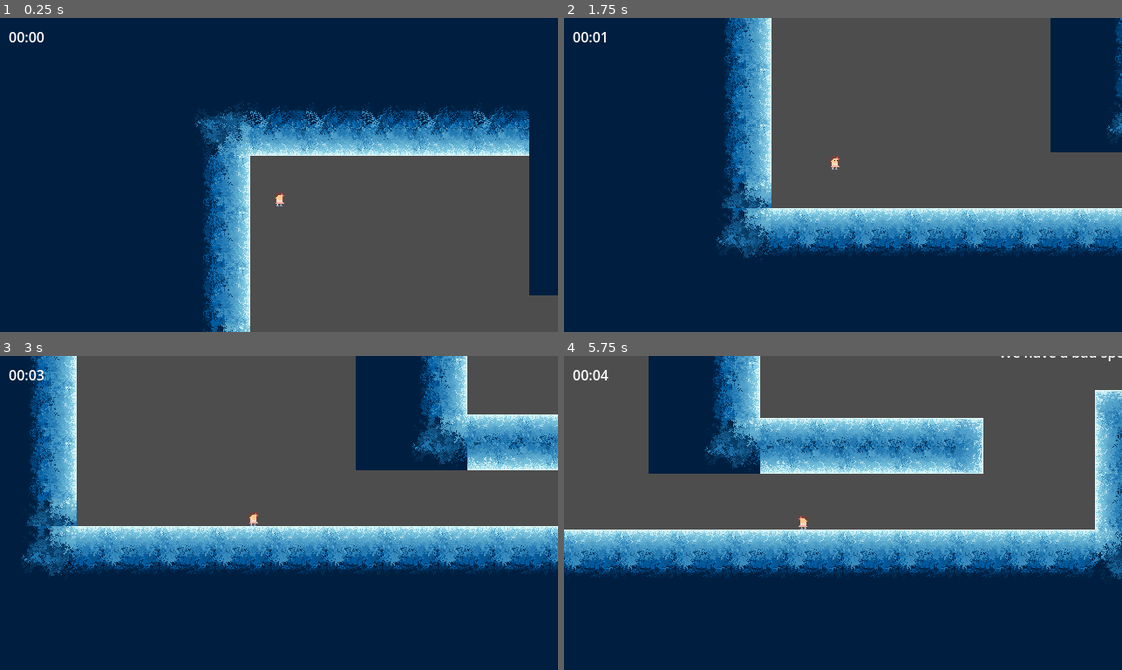
Above: before the commit, frames 1-4 (two rows, left to right).
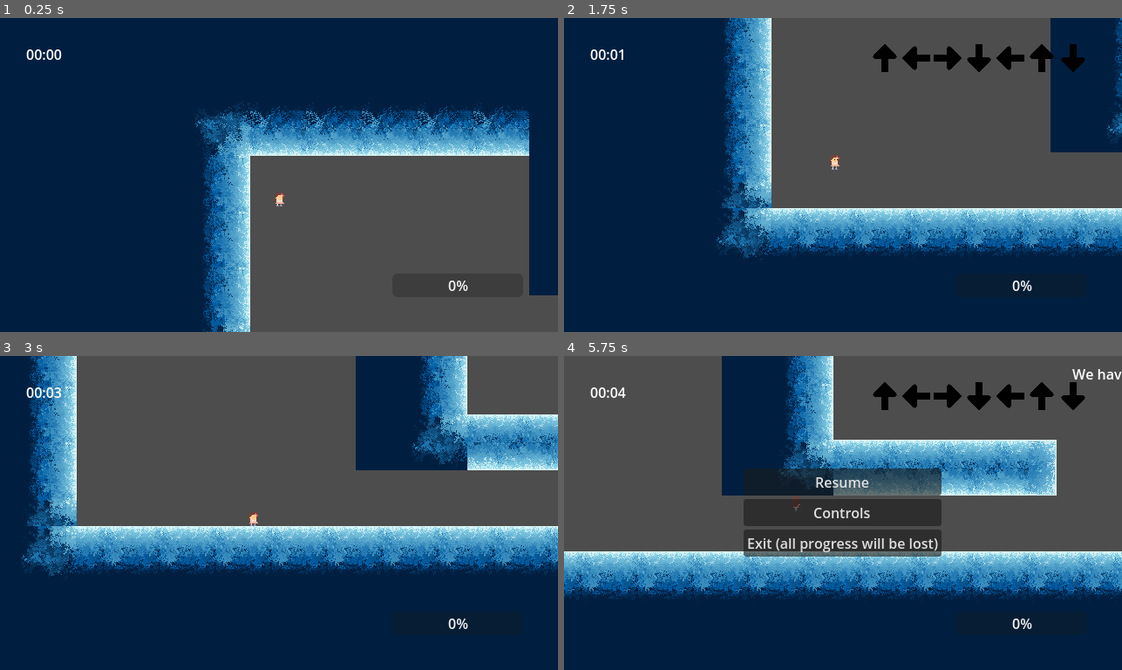
Above: after the commit, the same moments.

Repository: Bitsilisk/speedjam-8
Game: Godot game, scene res://scenes/testbed.tscn
Same seed, same stepped clock (60 frames per second), same inputs: the game is played once before the commit and once after it.
Inputs (mouse positions are in pixels of both pictures, inside the frame that each line leads up to):
- Up to frame 1 (0.25 s): no input
- Up to frame 2 (1.75 s): tap Enter (enter) at 0.5, 1.35 s; move the mouse to (965, 159) at 0.52 s; hold D (move_right) 0.53-1.28 s; hold Shift (flow_release, bound only after the commit) 0.53-1.28 s; click (965, 159) at 0.67 s; tap Space (jump) at 0.77, 1.52 s; move the mouse to (731, 190) at 1.27 s; hold Down (down, bound only after the commit) from 1.28 s (still down); tap Shift (flow_release, bound only after the commit) at 1.55 s
- Up to frame 3 (3 s): move the mouse to (334, 443) at 2.02 s; release Down (down, bound only after the commit) at 2.03 s; hold D (move_right) 2.03-2.78 s; hold Shift (flow_release, bound only after the commit) 2.03-2.78 s; move the mouse to (251, 575) at 2.77 s; hold Up (up, bound only after the commit) from 2.78 s (still down); tap F at 2.85 s; click (251, 575) at 2.92 s
- Up to frame 4 (5.75 s): tap Space (jump) at 3.02, 3.77, 4.52 s; tap Shift (flow_release, bound only after the commit) at 3.05, 4.35 s; move the mouse to (1010, 560) at 3.52 s; release Up (up, bound only after the commit) at 3.53 s; hold Shift (flow_release, bound only after the commit) 3.53-4.28 s; hold A (move_left) 3.53-5 s; tap Q at 3.6 s; tap Escape (escape) at 4.15 s; move the mouse to (675, 465) at 4.27 s; click "Resume" at 5 s

The runs differ from the first frame. In frame 1, 0.3% of the frame differs, in the area x 1-84%, y 4-87%; in frame 2, 1.5%; in frame 3, 0.3%; in frame 4, 49%, in the area x 0-100%, y 0-87%.

Commit message:
flow system

Diff:
--- /dev/null
+++ b/follower.tscn
@@ -0,0 +1,22 @@
+[gd_scene load_steps=2 format=3 uid="uid://udopkemi5dmu"]
+
+[sub_resource type="CapsuleShape2D" id="CapsuleShape2D_inp13"]
+
+[node name="follower" type="CharacterBody2D"]
+
+[node name="CollisionShape2D" type="CollisionShape2D" parent="."]
+shape = SubResource("CapsuleShape2D_inp13")
+
+[node name="ColorRect" type="ColorRect" parent="."]
+anchors_preset = 8
+anchor_left = 0.5
+anchor_top = 0.5
+anchor_right = 0.5
+anchor_bottom = 0.5
+offset_left = -13.0
+offset_top = -16.0
+offset_right = 14.0
+offset_bottom = 18.0
+grow_horizontal = 2
+grow_vertical = 2
+color = Color(0.462745, 1, 1, 1)
--- a/player_ui.gd
+++ b/player_ui.gd
@@ -3,7 +3,9 @@
 var total_time := 0
 
 @onready var timer = $Timer
-@onready var time_display = $Control/MarginContainer/VBoxContainer/time
+@onready var time_display = $hud/MarginContainer/timer/VBoxContainer/time
+@onready var combo_container = $hud/MarginContainer/combo_container
+@onready var flow_bar: ProgressBar = $hud/MarginContainer/MarginContainer/ProgressBar
 
 func _ready():
 	timer.start()
--- a/project.godot
+++ b/project.godot
@@ -73,6 +73,31 @@
 "events": [Object(InputEventKey,"resource_local_to_scene":false,"resource_name":"","device":-1,"window_id":0,"alt_press …(195 unchanged characters)…
 ]
 }
+up={
+"deadzone": 0.5,
+"events": [Object(InputEventKey,"resource_local_to_scene":false,"resource_name":"","device":-1,"window_id":0,"alt_pressed":false,"shift_pressed":false,"ctrl_pressed":false,"meta_pressed":false,"pressed":false,"keycode":0,"physical_keycode":4194320,"key_label":0,"unicode":0,"location":0,"echo":false,"script":null)
+]
+}
+down={
+"deadzone": 0.5,
+"events": [Object(InputEventKey,"resource_local_to_scene":false,"resource_name":"","device":-1,"window_id":0,"alt_pressed":false,"shift_pressed":false,"ctrl_pressed":false,"meta_pressed":false,"pressed":false,"keycode":0,"physical_keycode":4194322,"key_label":0,"unicode":0,"location":0,"echo":false,"script":null)
+]
+}
+left={
+"deadzone": 0.5,
+"events": [Object(InputEventKey,"resource_local_to_scene":false,"resource_name":"","device":-1,"window_id":0,"alt_pressed":false,"shift_pressed":false,"ctrl_pressed":false,"meta_pressed":false,"pressed":false,"keycode":0,"physical_keycode":4194319,"key_label":0,"unicode":0,"location":0,"echo":false,"script":null)
+]
+}
+right={
+"deadzone": 0.5,
+"events": [Object(InputEventKey,"resource_local_to_scene":false,"resource_name":"","device":-1,"window_id":0,"alt_pressed":false,"shift_pressed":false,"ctrl_pressed":false,"meta_pressed":false,"pressed":false,"keycode":0,"physical_keycode":4194321,"key_label":0,"unicode":0,"location":0,"echo":false,"script":null)
+]
+}
+flow_release={
+"deadzone": 0.5,
+"events": [Object(InputEventKey,"resource_local_to_scene":false,"resource_name":"","device":-1,"window_id":0,"alt_pressed":false,"shift_pressed":false,"ctrl_pressed":false,"meta_pressed":false,"pressed":false,"keycode":0,"physical_keycode":4194325,"key_label":0,"unicode":0,"location":0,"echo":false,"script":null)
+]
+}
 
 [layer_names]
 
--- /dev/null
+++ b/scenes/combo_container.gd
@@ -0,0 +1,34 @@
+extends MarginContainer
+
+
+@onready var arrow_up = $HBoxContainer/arrow_up
+@onready var arrow_left = $HBoxContainer/arrow_left
+@onready var arrow_right = $HBoxContainer/arrow_right
+@onready var arrow_down = $HBoxContainer/arrow_down
+
+
+@onready var combo_hbox = $HBoxContainer
+var additional := []
+
+func show_with(combo_arr: Array):
+	show()
+	for i in combo_arr:
+		var arrow: TextureRect#= default_up_arrow.duplicate()
+		#arrow.show()
+		match i:
+			'up':
+				arrow = arrow_up.duplicate()
+			'down':
+				arrow = arrow_down.duplicate()
+			'left':
+				arrow = arrow_left.duplicate()
+			'right':
+				arrow = arrow_right.duplicate()
+		additional.append(arrow)
+		arrow.show()
+		combo_hbox.add_child(arrow)
+func wipe():
+	for i in additional:
+		i.queue_free()
+	additional.clear()
+	hide()
--- a/scenes/pause_menu.gd
+++ b/scenes/pause_menu.gd
@@ -5,7 +5,6 @@
 # Called when the node enters the scene tree for the first time.
 func _ready() -> void:
 	self.hide()
-
 
 func _input(event: InputEvent) -> void:
 	if Input.is_action_just_pressed("escape"):
--- a/scenes/pause_menu.tscn
+++ b/scenes/pause_menu.tscn
@@ -3,8 +3,10 @@
 [ext_resource type="Script" path="res://scenes/pause_menu.gd" id="1_5o1ba"]
 
 [node name="pause_menu" type="CanvasLayer"]
+process_mode = 3
 
 [node name="pause_menu" type="MarginContainer" parent="."]
+process_mode = 3
 anchors_preset = 15
 anchor_right = 1.0
 anchor_bottom = 1.0
@@ -18,7 +20,6 @@
 size_flags_vertical = 4
 
 [node name="resume" type="Button" parent="pause_menu/VBoxContainer"]
-process_mode = 3
 layout_mode = 2
 text = "Resume"
 
--- a/scenes/player.gd
+++ b/scenes/player.gd
@@ -4,12 +4,26 @@
 @export var jump_speed:float = 500
 @export var wall_distance:int = 16
 @export var coyote_amount = .5
+@export var flow_speed_increase_by = 3
+@export var flow_speed_dropoff = 1
 
 @onready var camera = $PhantomCamera2D
 @onready var forward_raycast:RayCast2D = $RayCast2D
-@onready var animation_player = $AnimatedSprite2D
+
+@onready var player_ui = $player_ui
+@onready var heart_particales = $GPUParticles2D
+var combo_container
+var flow_bar
+var flow_release: bool
+
+var combo_arr := [['left', 'up', 'down']]
+var combo_allowed := false
+
 var last_direction:int = 0
 var coyote_time:float = 0
+
+func _ready() -> void:
+	combo_container = player_ui.combo_container
 
 func floor_check(delta:float):
 	if is_on_floor():
@@ -20,6 +34,10 @@
 
 func _physics_process(delta):
 	rotate_raycast()
+	combo_shower()
+	add_flow_progress()
+	release_flow()
+
 	var jump_input:bool = Input.is_action_just_pressed("jump")
 	var movement_direction:int = sign(velocity.x)
 	if movement_direction != 0:
@@ -28,9 +46,9 @@
 	var on_floor:bool = floor_check(delta)
 #	This looks weird, but we don't want coyote time affecting actual gravity.
 	if not is_on_floor():
+		combo_allowed = true
 		velocity += get_gravity() * delta
 	if not on_floor:
-		#rotate_raycast()
 		if jump_input and forward_raycast.is_colliding():
 			velocity.x = top_speed * -last_direction
 			velocity.y = -jump_speed
@@ -39,6 +57,7 @@
 		velocity.y = -jump_speed
 		coyote_time = 10
 	else:
+		combo_allowed = false
 		var new_direction = get_direction()
 		var new_velocity:float = velocity.x + new_direction * speed * delta * 1000.
 		if abs(new_velocity) < top_speed:
@@ -52,8 +71,34 @@
 	camera.follow_offset = velocity * Vector2(.8,.2)
 	move_and_slide()
 
+var combo_once = true
+func combo_shower():
+	if combo_allowed && combo_once:
+		combo_once = false
+		combo_container.show_with(combo_arr.pick_random())
+	else:
+		combo_once = true
+		combo_container.wipe()
+
 func get_direction() -> int:
 	return sign(Input.get_axis("move_left", "move_right"))
 
 func rotate_raycast():
 	forward_raycast.target_position.x = wall_distance * last_direction
+
+func add_flow_progress():
+	#if going at top speed on the floor
+	if velocity.length() > 295 && is_on_floor() && !flow_release:
+		player_ui.flow_bar.value += 1
+
+func release_flow():
+	flow_release = Input.is_action_pressed("flow_release")
+
+	if flow_release && player_ui.flow_bar.value > 0.5:
+		heart_particales.emitting = true
+		player_ui.flow_bar.value -= 0.5
+		top_speed += flow_speed_increase_by
+	else:
+		top_speed -= flow_speed_dropoff
+		top_speed = clamp(top_speed, 300, 500)
+		heart_particales.emitting = false
--- a/scenes/player.tscn
+++ b/scenes/player.tscn
@@ -519,7 +519,6 @@
 process_material = SubResource("ParticleProcessMaterial_f3mnl")
 texture = ExtResource("4_68m44")
 lifetime = 0.2
-one_shot = true
 
 [node name="RayCast2D" type="RayCast2D" parent="."]
 target_position = Vector2(16, 0)
@@ -529,5 +528,5 @@
 [node name="AnimatedSprite2D" type="AnimatedSprite2D" parent="."]
 sprite_frames = SubResource("SpriteFrames_iofmc")
 animation = &"spin"
-frame_progress = 0.793128
+frame_progress = 0.182747
 script = ExtResource("7_nqhca")
--- a/scenes/player_animated.gd
+++ b/scenes/player_animated.gd
@@ -18,8 +18,11 @@
 		fell_down = true
 		#animation_player.flip_h = false
 		return
+	fell_down = false
 
-	if dir == 0:
+	if !player.is_on_floor() && player.flow_release:
+		play('spin')
+	elif dir == 0:
 		play("idle")
 	elif dir == 1:
 		flip_h = false
--- a/scenes/player_ui.tscn
+++ b/scenes/player_ui.tscn
@@ -1,12 +1,18 @@
-[gd_scene load_steps=3 format=3 uid="uid://dyxx0rqk7uwp5"]
+[gd_scene load_steps=8 format=3 uid="uid://dyxx0rqk7uwp5"]
 
 [ext_resource type="Script" path="res://player_ui.gd" id="1_in8xn"]
+[ext_resource type="Texture2D" uid="uid://w7ksjnesw8i1" path="res://assets/ui/arrow_up.png" id="2_gvou3"]
 [ext_resource type="PackedScene" uid="uid://b2kupenuwne5a" path="res://scenes/pause_menu.tscn" id="2_shlir"]
+[ext_resource type="Script" path="res://scenes/combo_container.gd" id="2_ysbhn"]
+[ext_resource type="Texture2D" uid="uid://25m70lysotvt" path="res://assets/ui/arrow_left.png" id="4_p338t"]
+[ext_resource type="Texture2D" uid="uid://b4xu4hgfiqnwy" path="res://assets/ui/arrow_right.png" id="5_bmf7v"]
+[ext_resource type="Texture2D" uid="uid://7ixm3nq41vg4" path="res://assets/ui/arrow_down.png" id="6_2xcan"]
 
 [node name="player_ui" type="CanvasLayer" groups=["player_ui"]]
+layer = 2
 script = ExtResource("1_in8xn")
 
-[node name="Control" type="Control" parent="."]
+[node name="hud" type="Control" parent="."]
 layout_mode = 3
 anchors_preset = 15
 anchor_right = 1.0
@@ -14,7 +20,7 @@
 grow_horizontal = 2
 grow_vertical = 2
 
-[node name="MarginContainer" type="MarginContainer" parent="Control"]
+[node name="MarginContainer" type="MarginContainer" parent="hud"]
 layout_mode = 1
 anchors_preset = 15
 anchor_right = 1.0
@@ -23,16 +29,66 @@
 grow_vertical = 2
 theme_override_constants/margin_left = 10
 theme_override_constants/margin_top = 10
+theme_override_constants/margin_right = 20
+theme_override_constants/margin_bottom = 20
 
-[node name="VBoxContainer" type="VBoxContainer" parent="Control/MarginContainer"]
+[node name="combo_container" type="MarginContainer" parent="hud/MarginContainer"]
+layout_mode = 2
+theme_override_constants/margin_top = 20
+theme_override_constants/margin_right = 20
+script = ExtResource("2_ysbhn")
+
+[node name="HBoxContainer" type="HBoxContainer" parent="hud/MarginContainer/combo_container"]
+layout_mode = 2
+size_flags_horizontal = 8
+size_flags_vertical = 0
+
+[node name="arrow_up" type="TextureRect" parent="hud/MarginContainer/combo_container/HBoxContainer"]
+layout_mode = 2
+texture = ExtResource("2_gvou3")
+
+[node name="arrow_left" type="TextureRect" parent="hud/MarginContainer/combo_container/HBoxContainer"]
+layout_mode = 2
+texture = ExtResource("4_p338t")
+
+[node name="arrow_right" type="TextureRect" parent="hud/MarginContainer/combo_container/HBoxContainer"]
+layout_mode = 2
+texture = ExtResource("5_bmf7v")
+
+[node name="arrow_down" type="TextureRect" parent="hud/MarginContainer/combo_container/HBoxContainer"]
+layout_mode = 2
+texture = ExtResource("6_2xcan")
+
+[node name="timer" type="MarginContainer" parent="hud/MarginContainer"]
+layout_mode = 2
+theme_override_constants/margin_left = 20
+theme_override_constants/margin_top = 20
+
+[node name="VBoxContainer" type="VBoxContainer" parent="hud/MarginContainer/timer"]
 layout_mode = 2
 
-[node name="time" type="Label" parent="Control/MarginContainer/VBoxContainer"]
+[node name="time" type="Label" parent="hud/MarginContainer/timer/VBoxContainer"]
 layout_mode = 2
 text = "00:00"
+
+[node name="MarginContainer" type="MarginContainer" parent="hud/MarginContainer"]
+layout_mode = 2
+theme_override_constants/margin_right = 20
+theme_override_constants/margin_bottom = 20
+
+[node name="ProgressBar" type="ProgressBar" parent="hud/MarginContainer/MarginContainer"]
+custom_minimum_size = Vector2(150, 0)
+layout_mode = 2
+size_flags_horizontal = 8
+size_flags_vertical = 8
 
 [node name="pause_menu" parent="." instance=ExtResource("2_shlir")]
 
 [node name="Timer" type="Timer" parent="."]
 
+[node name="Sprite2D" type="Sprite2D" parent="."]
+visible = false
+rotation = -1.5708
+texture = ExtResource("2_gvou3")
+
 [connection signal="timeout" from="Timer" to="." method="_on_timer_timeout"]
--- a/scenes/testbed.tscn
+++ b/scenes/testbed.tscn
@@ -7,7 +7,7 @@
 [ext_resource type="Script" path="res://addons/phantom_camera/scripts/phantom_camera_host/phantom_camera_host.gd" id="5_syhr8"]
 
 [sub_resource type="TileMapPattern" id="TileMapPattern_n04ni"]
-tile_data = PackedInt32Array(0, 196609, 16, 65536, 196609, 17, 131072, 589825, 7)
+tile_data = PackedInt32Array(65536, 196609, 17, 131072, 589825, 7)
 
 [sub_resource type="TileSetAtlasSource" id="TileSetAtlasSource_apkoh"]
 texture = ExtResource("1_c010y")
@@ -1801,7 +1801,7 @@
 script = ExtResource("5_syhr8")
 
 [node name="level_end" type="Area2D" parent="."]
-position = Vector2(-251, 78)
+position = Vector2(-1095, 1243)
 collision_layer = 4
 script = ExtResource("4_04eov")
 metadata/_edit_group_ = true
--- a/scenes/testbed_2.tscn
+++ b/scenes/testbed_2.tscn
@@ -7,7 +7,7 @@
 [ext_resource type="Script" path="res://scenes/level_end.gd" id="5_3cxhj"]
 
 [sub_resource type="TileMapPattern" id="TileMapPattern_n04ni"]
-tile_data = PackedInt32Array(0, 196609, 16, 65536, 196609, 17, 131072, 589825, 7)
+tile_data = PackedInt32Array(65536, 196609, 17, 131072, 589825, 7)
 
 [sub_resource type="TileSetAtlasSource" id="TileSetAtlasSource_duy8y"]
 texture = ExtResource("1_x57sf")
Binary file added: assets/ui/arrow_down.png
Not shown, added: assets/ui/arrow_down.png.import
Binary file added: assets/ui/arrow_left.png
Not shown, added: assets/ui/arrow_left.png.import
Binary file added: assets/ui/arrow_right.png
Not shown, added: assets/ui/arrow_right.png.import
Binary file added: assets/ui/arrow_up.png
Not shown, added: assets/ui/arrow_up.png.import
